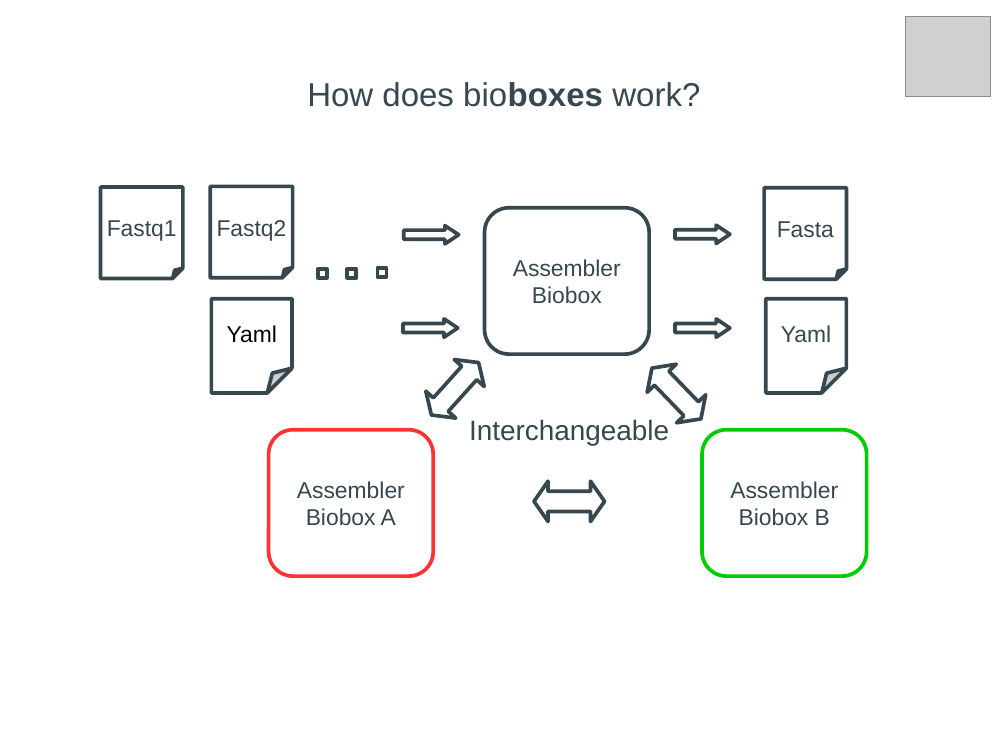
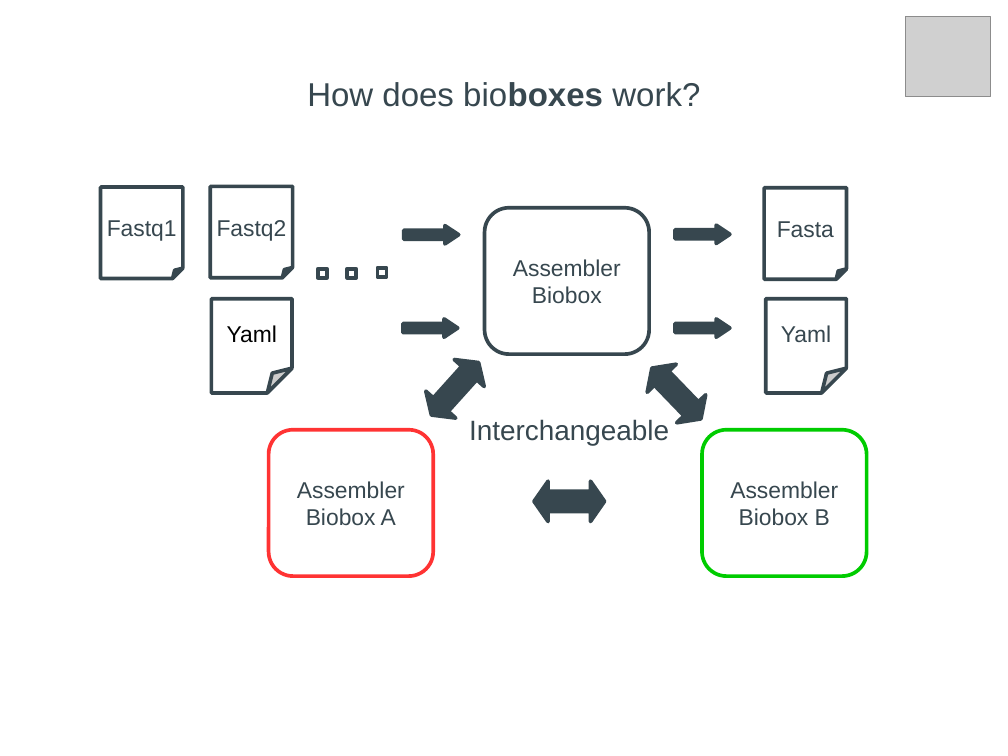
Before and after one commit to bioboxes/abstracts, a slide deck: slide 6 of abstracts/bosc_2015/talk.odp (slide 5 before the commit). Drawn at 1008x756 pixels with LibreOffice and Linux fonts; fonts in the diff are those of the drawing; grey boxes stand for pictures. Boxes give left, top, right and bottom in pixels: in the first picture for what was removed or moved away, otherwise in the second. Text is boxed around its words. In the diff, an @@ line names an element or a change of style, - is before the commit and + after.

```diff
--- a/abstracts/bosc_2015/talk.odp
+++ b/abstracts/bosc_2015/talk.odp
@@ fill #FFFFFF to #37474F in 7 elements at bbox=[675, 225, 730, 243], bbox=[404, 226, 459, 244], bbox=[417, 349, 494, 428], bbox=[637, 354, 715, 433], bbox=[534, 481, 605, 521], bbox=[403, 319, 458, 338], bbox=[675, 319, 730, 338] @@
```
Also in this commit, not shown: 5 other slides changed, 2 slides added, 1 slide removed, 1 other file.
